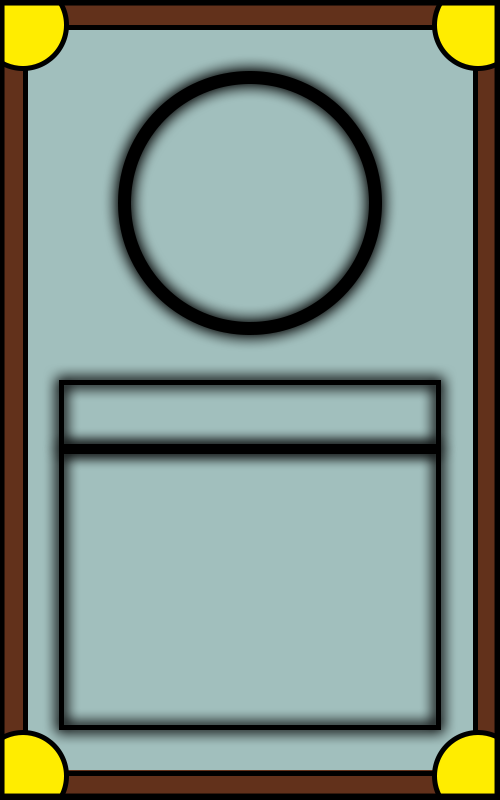
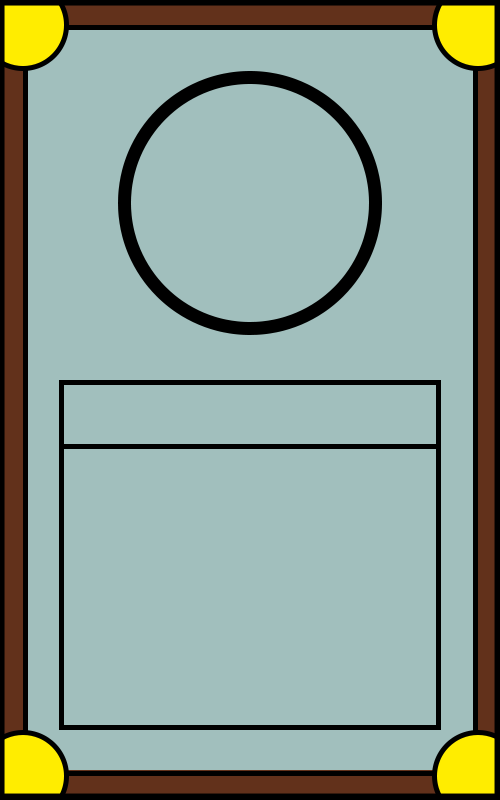
Layers edited between the first and the second 500 x 800 image:
painted on "Rechthoek 3" over [64, 449, 436, 454]
